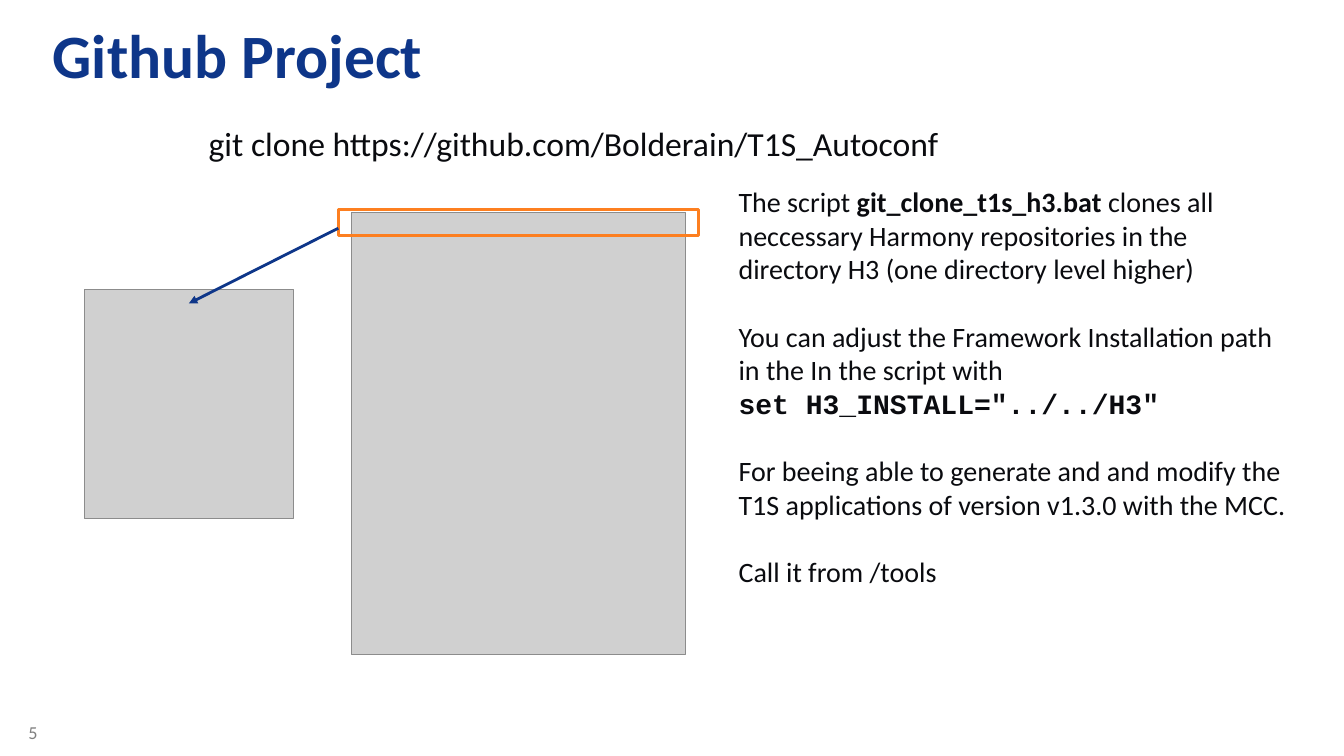
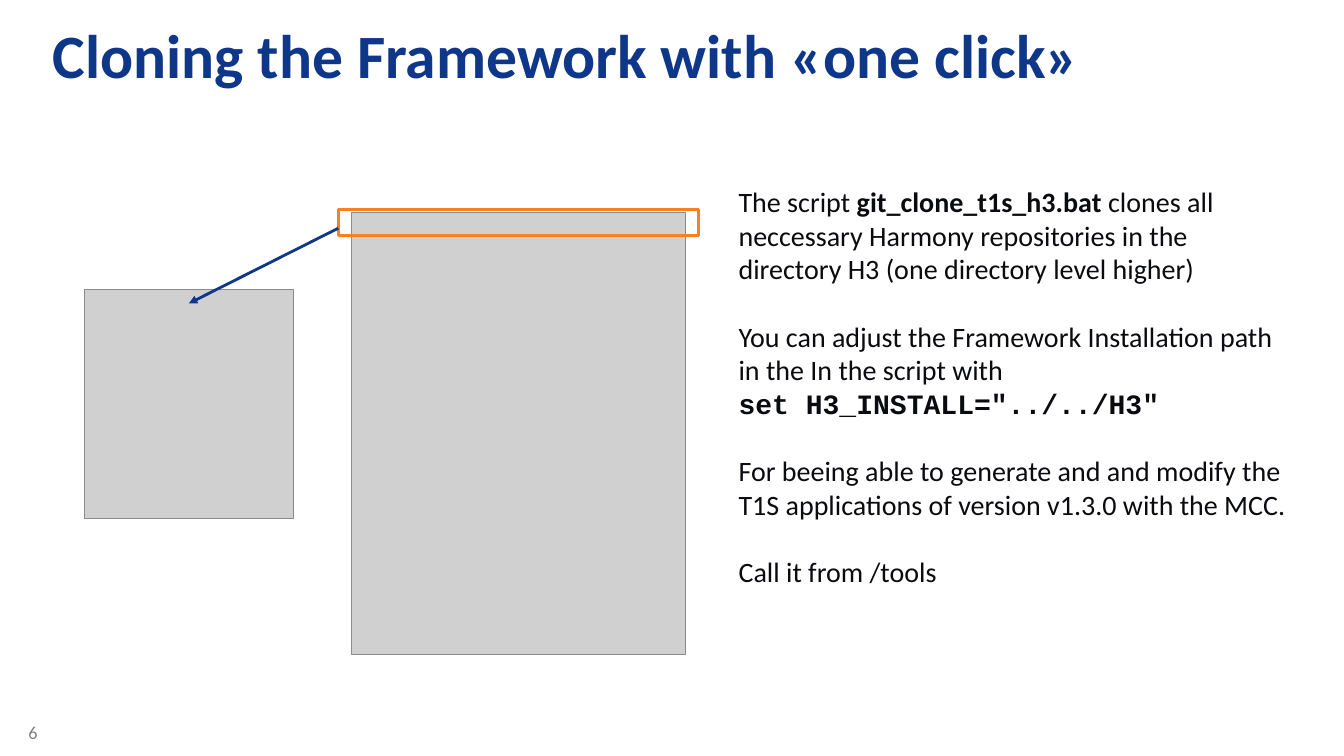
Before and after one commit to zabooh/T1S_Autoconf, a slide deck: slide 6 of T1S Autoconfig - Tooling.pptx (slide 5 before the commit). Drawn at 1344x756 pixels with LibreOffice and Linux fonts; fonts in the diff are those of the drawing; grey boxes stand for pictures; background and template pictures are left out. Boxes give left, top, right and bottom in pixels: in the first picture for what was removed or moved away, otherwise in the second. Text is boxed around its words. In the diff, an @@ line names an element or a change of style, - is before the commit and + after.

```diff
--- a/T1S Autoconfig - Tooling.pptx
+++ b/T1S Autoconfig - Tooling.pptx
@@ title at (x1=53, y1=34, x2=1078, y2=89): text changed @@
-Github Project
+Cloning the Framework with «one click»
@@ text removed at (x1=209, y1=132, x2=938, y2=162) @@
-git clone https://github.com/Bolderain/T1S_Autoconf
@@ page number at (x1=28, y1=727, x2=37, y2=739): text changed @@
-5
+6
```
Also in this commit, not shown: 3 other slides changed, 2 slides added.
